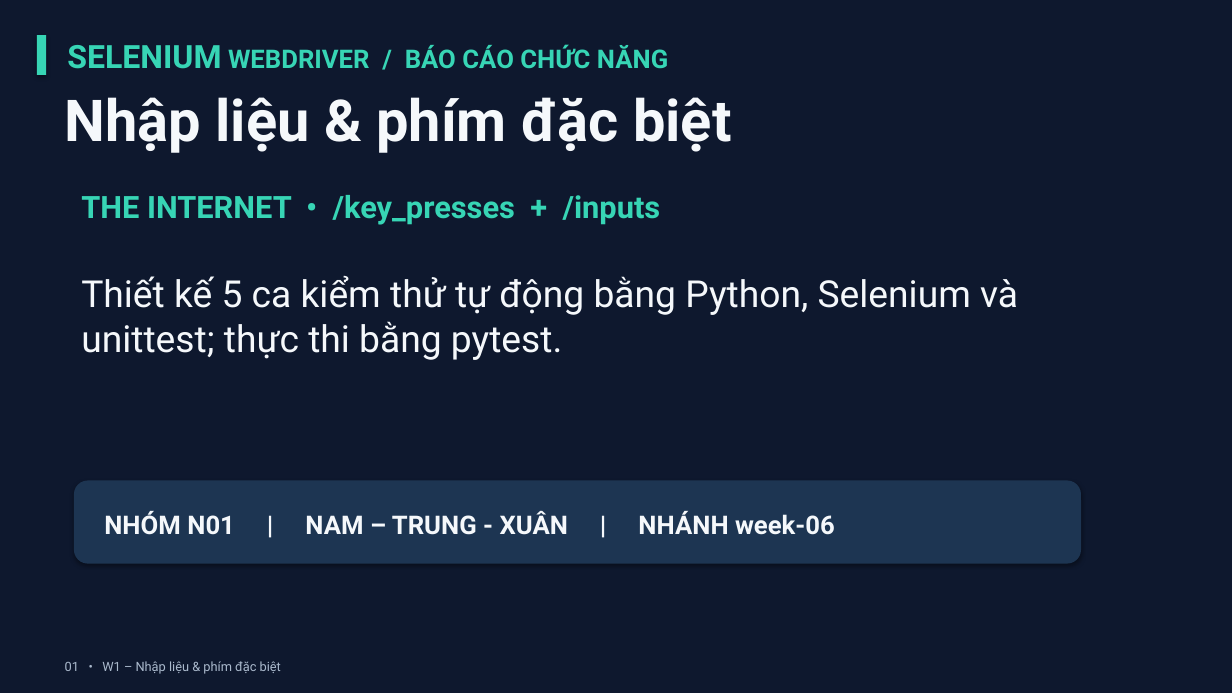
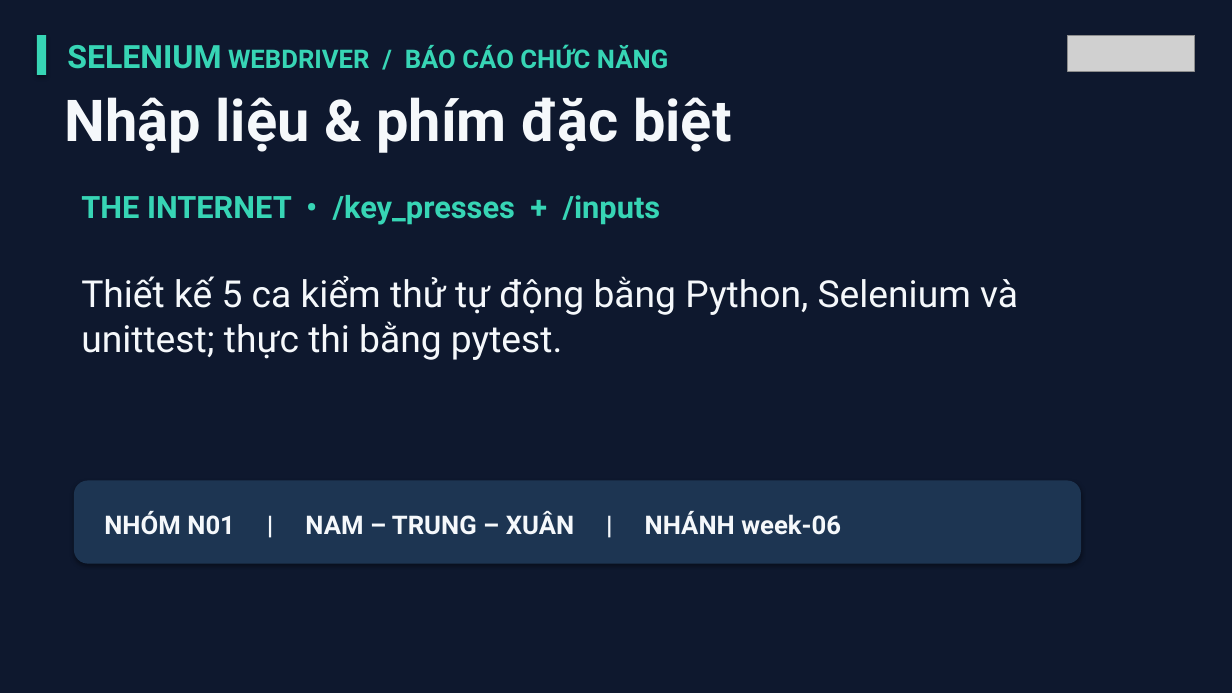
Before and after one commit to NammBinz/kiem-thu, a slide deck: slide 1 of week-06/slides.pptx. Drawn at 1232x693 pixels with LibreOffice and Linux fonts; fonts in the diff are those of the drawing; grey boxes stand for pictures. Boxes give left, top, right and bottom in pixels: in the first picture for what was removed or moved away, otherwise in the second. Text is boxed around its words. In the diff, an @@ line names an element or a change of style, - is before the commit and + after.

```diff
--- a/week-06/slides.pptx
+++ b/week-06/slides.pptx
@@ picture added at (1068, 35, 1196, 71) @@
@@ text at (104, 511, 841, 535): text changed @@
-NHÓM N01 | NAM – TRUNG - XUÂN | NHÁNH week-06
+NHÓM N01 | NAM – TRUNG – XUÂN | NHÁNH week-06
@@ text removed at (65, 661, 281, 674) @@
-01 • W1 – Nhập liệu & phím đặc biệt
```
Also in this commit, not shown: 6 other slides changed, 1 other file.
